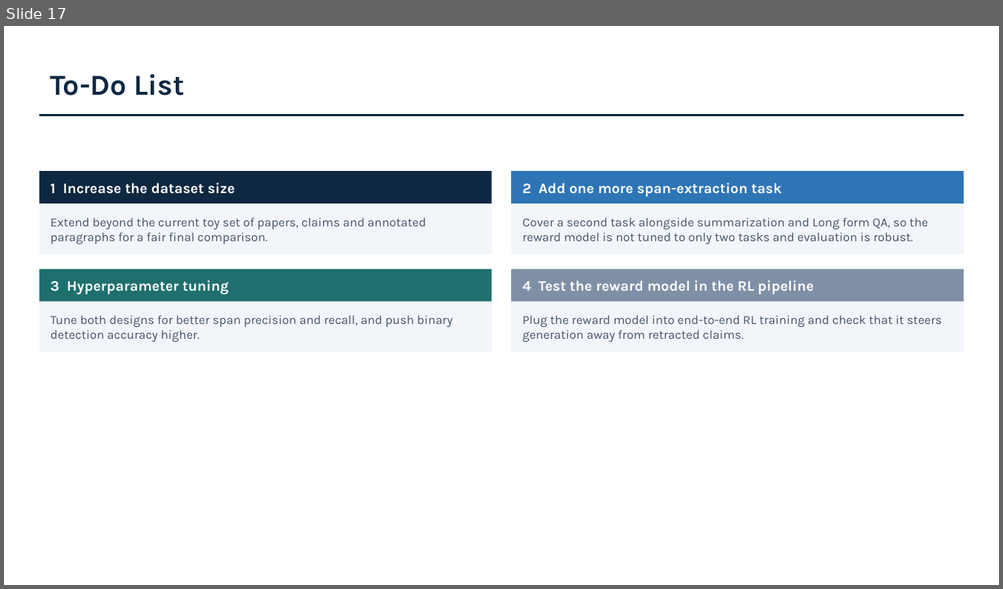
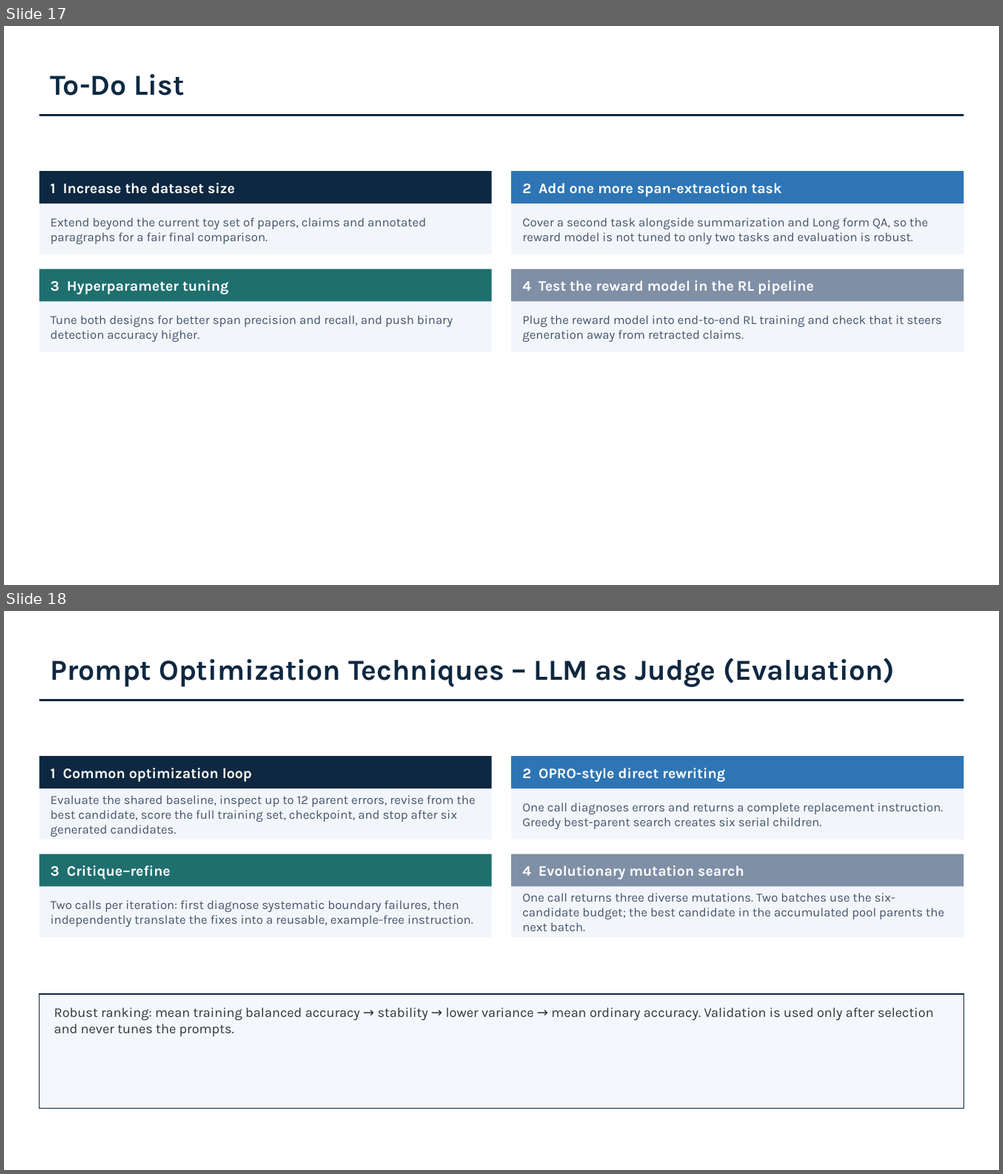
Before and after one commit to snigdhapaul2003/Transfer, a slide deck: Behavioral_Alignment.pptx. Shown one above the other, each under a label of ours: slide 17 before the commit, slides 17 and 18 after it. The pictures are 1003x589 and 1003x1174 pixels, drawn with LibreOffice and Linux fonts; fonts in the diff are those of the drawing. Boxes give left, top, right and bottom in pixels: in the first picture for what was removed or moved away, otherwise in the second. Text is boxed around its words. In the diff, an @@ line names an element or a change of style, - is before the commit and + after.

```diff
--- a/Behavioral_Alignment.pptx
+++ b/Behavioral_Alignment.pptx
@@ slide 18 added at box(4, 611, 999, 1170), background #FFFFFF @@
@@ text added at box(51, 658, 895, 687), 28 pt, text #0E2841, bold @@
+Prompt Optimization Techniques – LLM as Judge (Evaluation)
@@ rectangle added at box(39, 699, 964, 701), fill #0E2841 @@
@@ rectangle added at box(39, 757, 491, 789), fill #0E2841, 14 pt, text #FFFFFF, bold @@
+1 Common optimization loop
@@ rectangle added at box(512, 757, 964, 789), fill #2E75B6, 14 pt, text #FFFFFF, bold @@
+2 OPRO-style direct rewriting
@@ rectangle added at box(39, 789, 491, 840), fill #F2F5F9, 12 pt, text #44546A @@
+Evaluate the shared baseline, inspect up to 12 parent errors, revise from the best candidate, score the full training set, checkpoint, and stop after six generated candidates.
@@ rectangle added at box(512, 789, 964, 840), fill #F2F5F9, 12 pt, text #44546A @@
+One call diagnoses errors and returns a complete replacement instruction. Greedy best-parent search creates six serial children.
@@ rectangle added at box(39, 854, 491, 887), fill #1F6F6F, 14 pt, text #FFFFFF, bold @@
+3 Critique–refine
@@ rectangle added at box(512, 854, 964, 887), fill #7F8FA6, 14 pt, text #FFFFFF, bold @@
+4 Evolutionary mutation search
@@ rectangle added at box(39, 887, 491, 938), fill #F2F5F9, 12 pt, text #44546A @@
+Two calls per iteration: first diagnose systematic boundary failures, then independently translate the fixes into a reusable, example-free instruction.
@@ rectangle added at box(512, 887, 964, 938), fill #F2F5F9, 12 pt, text #44546A @@
+One call returns three diverse mutations. Two batches use the six-candidate budget; the best candidate in the accumulated pool parents the next batch.
@@ rectangle added at box(39, 994, 964, 1109), fill #F4F7FB, outline #0E2841 1 pt, 13 pt, text #333333 @@
+Robust ranking: mean training balanced accuracy → stability → lower variance → mean ordinary accuracy. Validation is used only after selection and never tunes the prompts.
```
Also in this commit, not shown: 1 other slide added.
